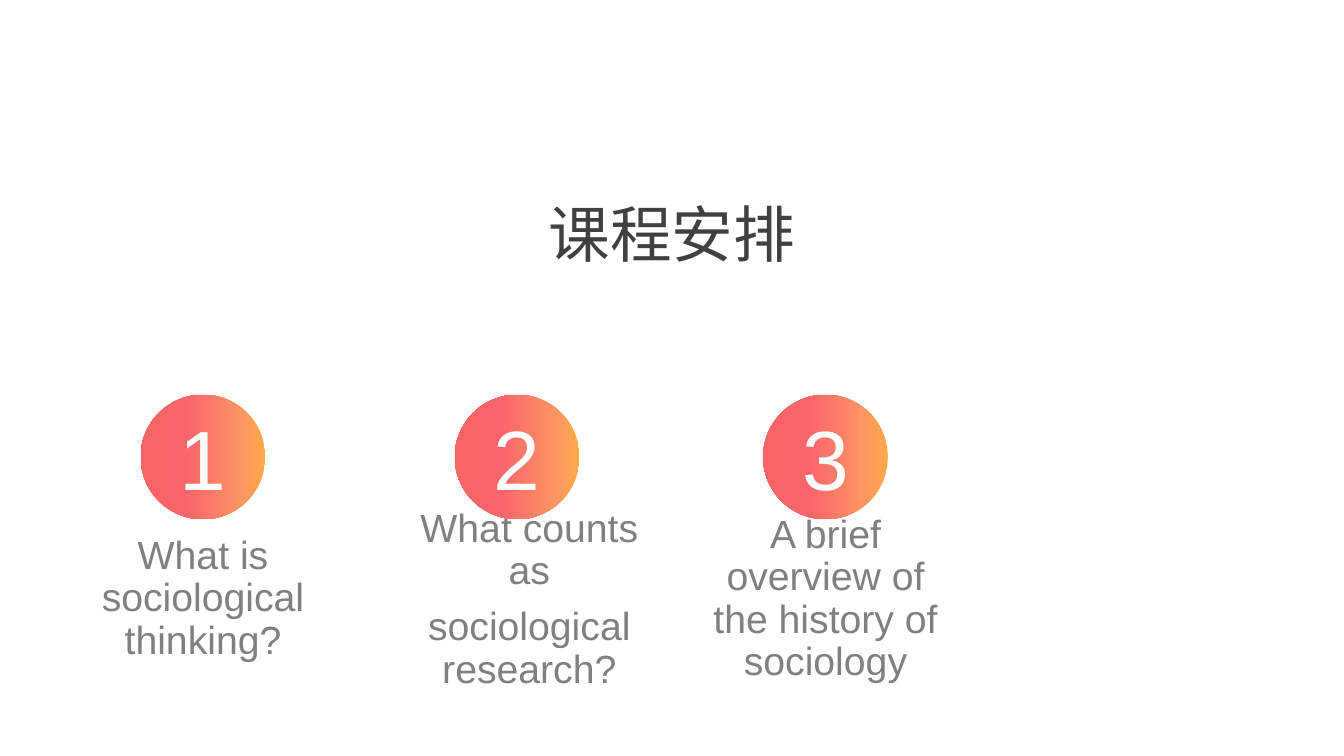
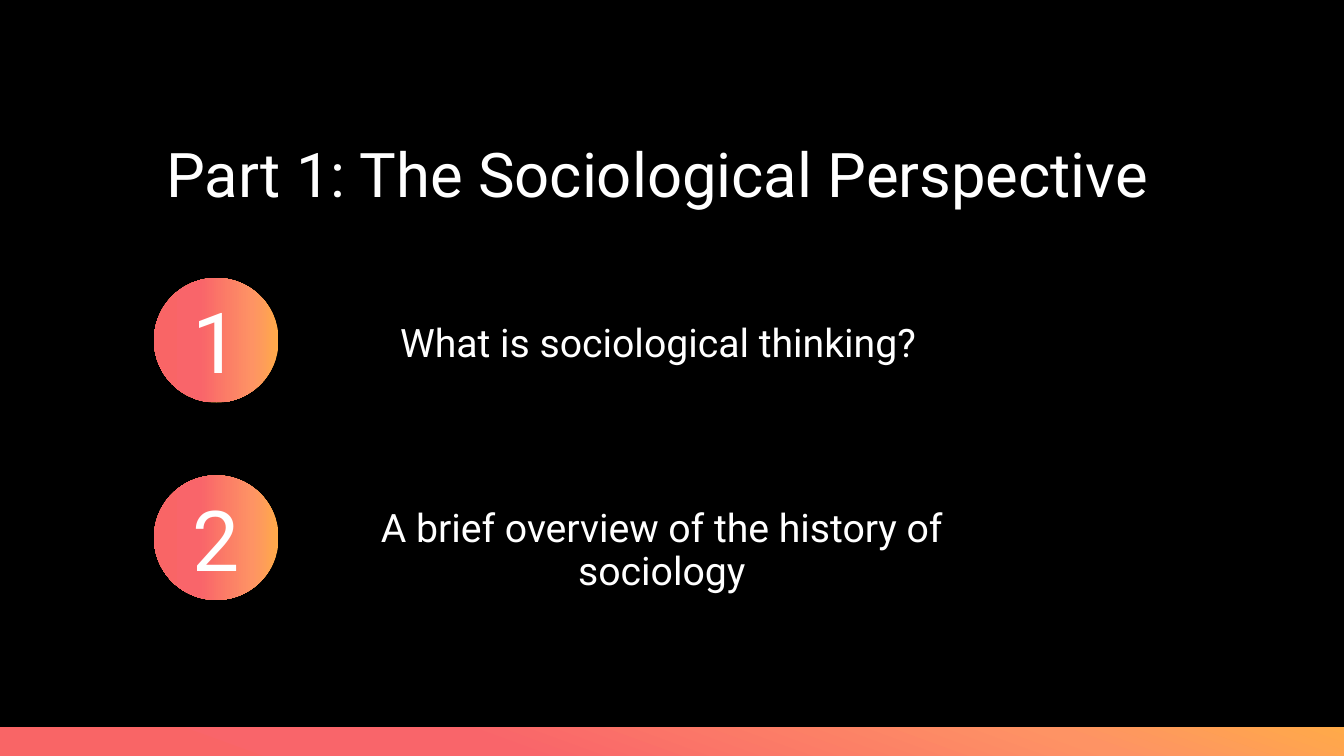
Before and after one commit to XueWenSYan/Intro_to_sociology, a slide deck: slide 3 of Meetings 1 & 2.pptx (slide 2 before the commit). Drawn at 1344x756 pixels with LibreOffice and Linux fonts; fonts in the diff are those of the drawing. Boxes give left, top, right and bottom in pixels: in the first picture for what was removed or moved away, otherwise in the second. Text is boxed around its words. In the diff, an @@ line names an element or a change of style, - is before the commit and + after.

```diff
--- a/Meetings 1 & 2.pptx
+++ b/Meetings 1 & 2.pptx
@@ background #FFFFFF to #000000 @@
@@ text at bbox=[166, 150, 1148, 210]: text changed; font Arial to Roboto; text colour #404040 to #FFFFFF @@
-课程安排
+Part 1: The Sociological Perspective
@@ ellipse "1": place and size @@
-ellipse "1" at bbox=[141, 395, 266, 520]
+ellipse "1" at bbox=[154, 278, 279, 403]
@@ ellipse "1" at bbox=[154, 278, 279, 403]: font Arial to Roboto @@
@@ text "What is sociological thinking?" at bbox=[400, 327, 916, 365]: font Arial to Roboto, text colour #808080 to #FFFFFF @@
@@ text "What is sociological thinking?": place and size @@
-text "What is sociological thinking?" at bbox=[102, 540, 304, 662]
+text "What is sociological thinking?" at bbox=[400, 327, 916, 365]
@@ ellipse removed at bbox=[763, 395, 888, 520] @@
-3
@@ ellipse "2" at bbox=[154, 476, 279, 601]: font Arial to Roboto @@
@@ ellipse "2": place and size @@
-ellipse "2" at bbox=[455, 395, 580, 520]
+ellipse "2" at bbox=[154, 476, 279, 601]
@@ text "A brief overview of the ...": place and size @@
-text "A brief overview of the ..." at bbox=[713, 517, 938, 683]
+text "A brief overview of the ..." at bbox=[381, 512, 943, 594]
@@ text "A brief overview of the ..." at bbox=[381, 512, 943, 594]: font Arial to Roboto, text colour #808080 to #FFFFFF @@
@@ text removed at bbox=[420, 511, 638, 684] @@
-What counts as
-sociological research?
@@ rectangle added at bbox=[0, 727, 1344, 756], fill gradient #FFAA49 to #FE9364 to #F9656A to #F96566 @@
```
Also in this commit, not shown: 20 other slides changed, 2 slides added, 2 slides removed, 2 other files.
